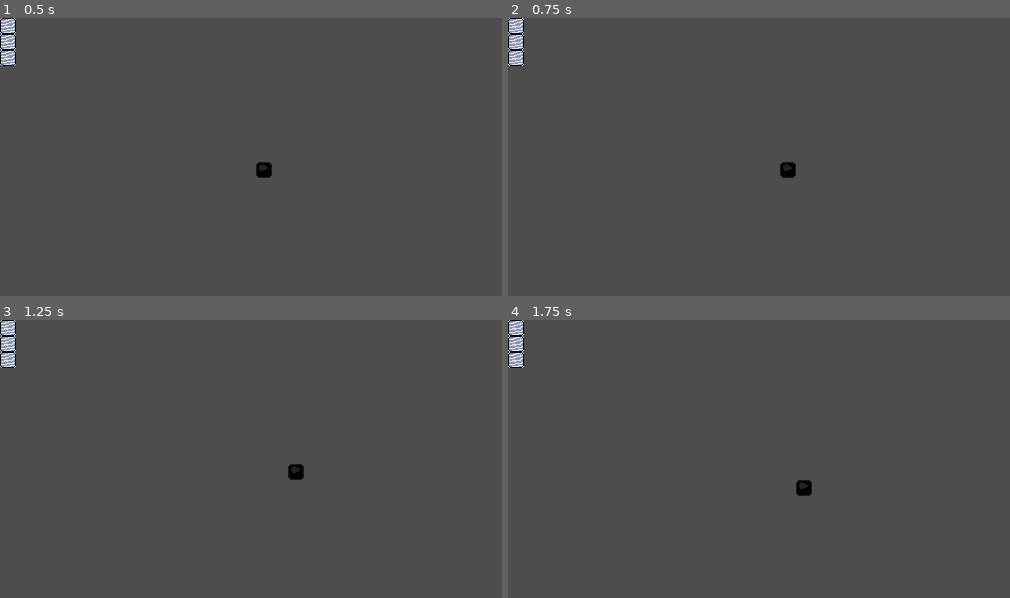
Above: before the commit, frames 1-4 (two rows, left to right).
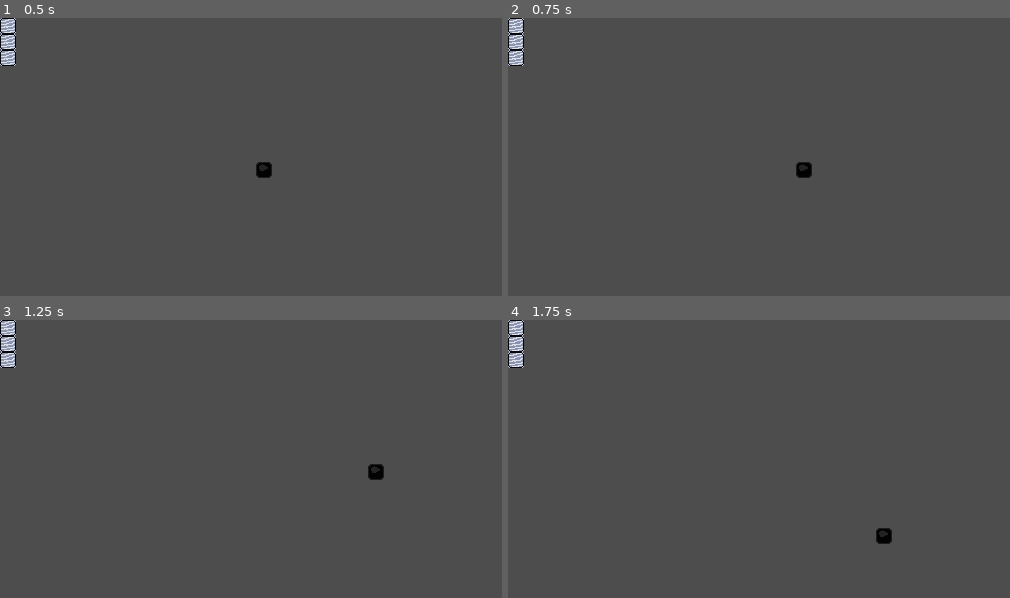
Above: after the commit, the same moments.

Repository: MuDotGen/SnakeFromMemory
Game: Godot game, scene res://scenes/World.tscn
Same seed, same stepped clock (60 frames per second), same inputs: the game is played once before the commit and once after it.
Inputs:
- Up to frame 1 (0.5 s): no input
- Up to frame 2 (0.75 s): tap Enter at 0.5 s; hold Right (ui_right) from 0.53 s (still down)
- Up to frame 3 (1.25 s): keep holding Right (ui_right)
- Up to frame 4 (1.75 s): release Right (ui_right) at 1.28 s; hold Down (ui_down) from 1.28 s (still down)

Frame 1 is identical in both runs. In frame 2, 0.3% of the frame differs, in the area x 54-61%, y 51-58%; in frame 3, 0.3%; in frame 4, 0.3%.

Commit message:
Simple builds for web and windows

Diff:
--- a/Project/scenes/Player.tscn
+++ b/Project/scenes/Player.tscn
@@ -49,7 +49,7 @@
 [node name="MovingMoveState" type="Node" parent="MoveStateMachine" node_paths=PackedStringArray("player")]
 script = ExtResource("5_bi073")
 player = NodePath("../..")
-movement_interval = 0.5
+movement_interval = 0.1
 
 [node name="PausedMoveState" type="Node" parent="MoveStateMachine"]
 script = ExtResource("6_7dcsv")
Not shown, added: Builds/Web/snake.zip
Not shown, added: Builds/Windows/Test.exe
Not shown, added: Builds/Windows/Test.pck
